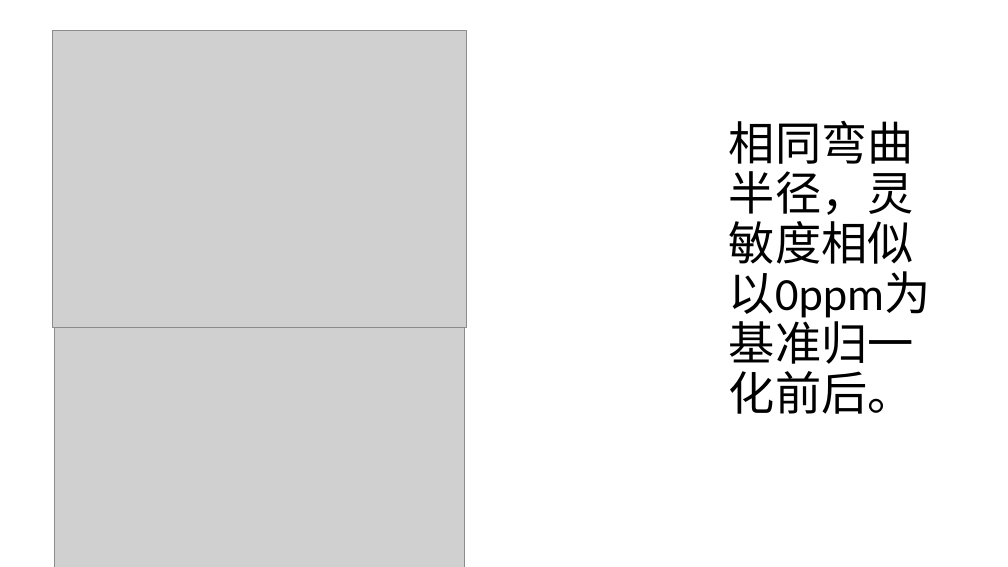
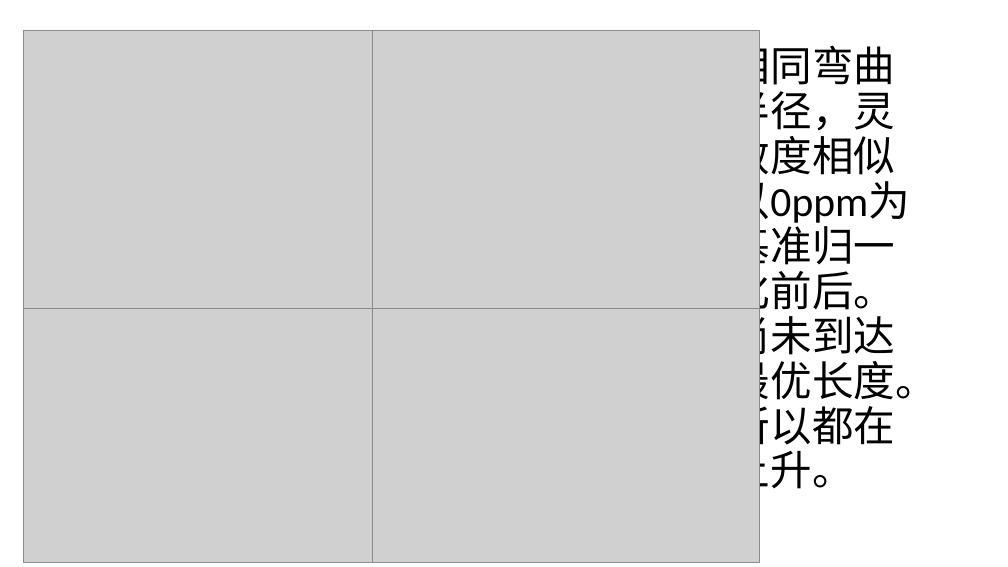
Before and after one commit to alwee021/CV, a slide deck: slide 9 of 毕业论文/论文用图.pptx. Drawn at 1008x567 pixels with LibreOffice and Linux fonts; fonts in the diff are those of the drawing; grey boxes stand for pictures. Boxes give left, top, right and bottom in pixels: in the first picture for what was removed or moved away, otherwise in the second. Text is boxed around its words. In the diff, an @@ line names an element or a change of style, - is before the commit and + after.

```diff
--- a/毕业论文/论文用图.pptx
+++ b/毕业论文/论文用图.pptx
@@ picture: place and size @@
-picture at [52,30,467,328]
+picture at [23,30,411,309]
@@ picture added at [373,30,760,309] @@
@@ title at [729,40,937,496]: text changed; size 44 to 39.6 pt @@
-相同弯曲半径，灵敏度相似
-以0ppm为基准归一化前后。
+相同弯曲半径，灵敏度相似
+以0ppm为基准归一化前后。
+尚未到达最优长度。所以都在上升。
@@ picture: place and size @@
-picture at [54,280,464,567]
+picture at [23,281,411,563]
@@ picture added at [373,281,760,563] @@
```
Also in this commit, not shown: 10 other files.
